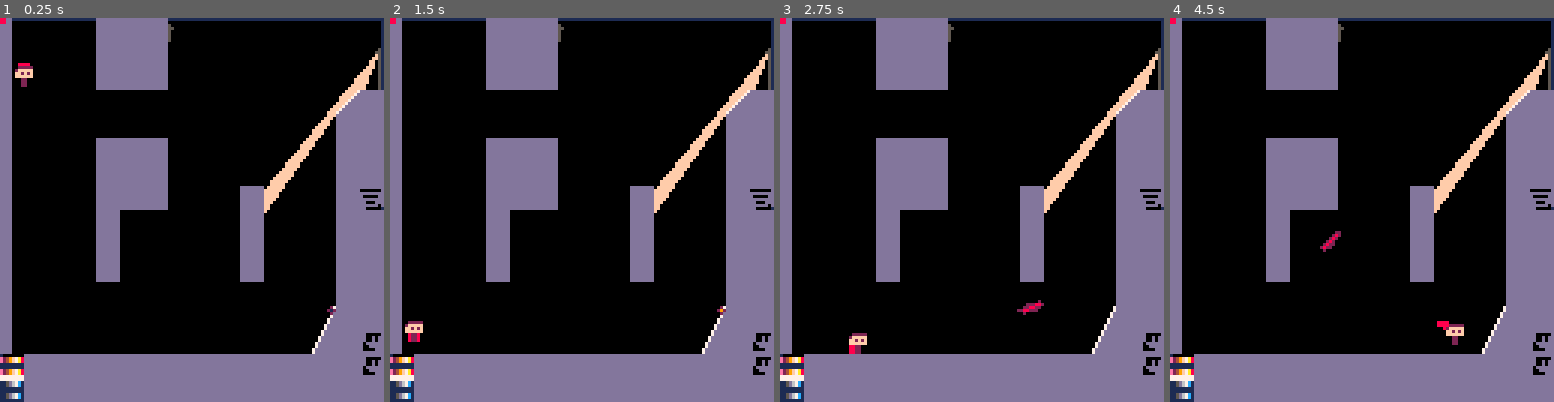
Above: before the commit, frames 1-4 (left to right).
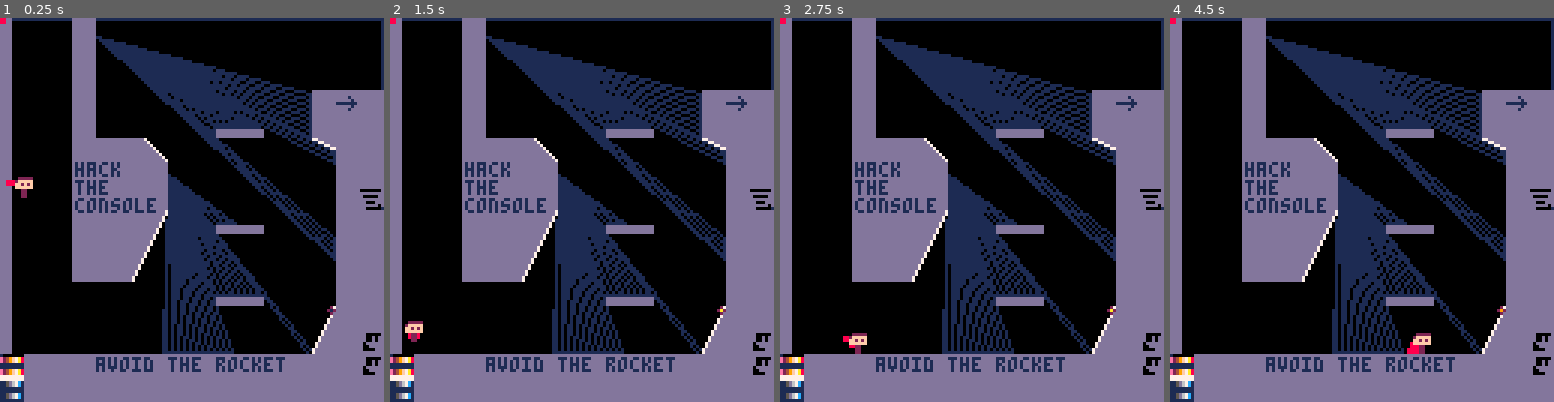
Above: after the commit, the same moments.

Repository: lemtzas/rocket-punk-pico8
Game: PICO-8 cartridge rpr.p8
Same seed, same stepped clock (60 frames per second), same inputs: the game is played once before the commit and once after it.
Inputs:
- Up to frame 1 (0.25 s): no input
- Up to frame 2 (1.5 s): tap O (Z key) at 0.33, 0.7, 1.43 s; tap X (X key) at 1.07 s
- Up to frame 3 (2.75 s): hold Left 1.97-2.37 s; tap X (X key) at 2.07, 2.4, 2.73 s; tap O (Z key) at 2.22 s; hold Down from 2.42 s (still down)
- Up to frame 4 (4.5 s): release Down at 2.82 s; hold Right 2.87-3.53 s; tap X (X key) every 0.33 s from 3.07 to 4.4 s; tap O (Z key) at 3.1, 3.98 s; hold Up 3.58-4.08 s; hold Right from 4.13 s (still down)

The runs differ from the first frame. In frame 1, 27% of the frame differs, in the area x 1-100%, y 0-93%; in frame 2, 27%; in frame 3, 27%; in frame 4, 28%, in the area x 18-100%, y 0-93%.

Commit message:
a first level

Diff:
--- a/rpr.p8
+++ b/rpr.p8
@@ -17,7 +17,7 @@
 -- ⬆️⬇️⬅️➡️❎🅾️
 local t = 0      -- current time
 local p =              -- player
-  { x = 8, y = 5,
+  { x = 8, y = 56,
     vx = 0, vy = 0,
     fy = 0, -- the lower wall
     inair = false, air = 0,
@@ -483,8 +483,8 @@
   comp_dumb_missile(missile, p)
 end
 
-local light = {x=125,y=9,angle=0.57}
-local light2 = {x=125,y=12,angle=0.67,freq=1}
+local light = {x=56,y=52,angle=0.82,width=0.08,freq=2,color=1}
+local light2 = {x=32,y=6,angle=0.92,width=0.04,freq=2,color=1}
 -- {x=57,y=4,angle=0.81, width=0.04, color=7, freq=8}
 function _draw()
 
@@ -532,9 +532,13 @@
     circ(missile.target_x, missile.target_y, 1, 8)
   end
 
-  -- draw_baked_lights(light)
-
+  draw_baked_lights(light)
   draw_baked_lights(light2)
+
+  color"1"
+  print("avoid the rocket",32,113)
+  print("hack\nthe\nconsole",25,48)
+
   -- if missile.obstruction_col ~= 0 then
   --   line(missile.x, missile.y, missile.obstruction_x, missile.obstruction_y, missile.obstruction_col)
   -- end
@@ -698,9 +702,9 @@
 005555000000000000000050000000000000000000000000000c00005056510000000004000000dd000077dddddddddddddddddddd770000007dddddddddd700
 005566000000000000000050000000000000000000000000000cc00055555100000000040000000d00000077dddddddddddddddd77000000007dddddddddd700
 0055550000000000000000500000000000000000000000000000c00056565100000000040000000d0000000077dddddddddddd770000000007dddddddddddd70
-0001100000000000000000500000000000000000111111110000c00056565100000000040000000d000000000077dddddddd77000000000007dddddddddddd70
-0001990000000000000000500000000000000000111111110000c00055555100000000040000000000000000000077dddd770000000000007dddddddddddddd7
-0001100000000000000000500000000000000000111111110000c000566651000000000400000000000000000000007777000000000000007dddddddddddddd7
+0001100000000000000000500000000000000000dddddddd0000c00056565100000000040000000d000000000077dddddddd77000000000007dddddddddddd70
+0001990000000000000000500000000000000000dddddddd0000c00055555100000000040000000000000000000077dddd770000000000007dddddddddddddd7
+0001100000000000000000500000000000000000dddddddd0000c000566651000000000400000000000000000000007777000000000000007dddddddddddddd7
 0000000000000000111111111111111100000000000000000000000077777777ddddddddddddddddddddddd77ddddddd00000007700000007dddddddddddddd7
 00055500000000001111111111111111000000000000000005555550015d67c1dddddddddddddddddddddd7dd7dddddd0000007dd70000007dddddddddddddd7
 00555500000000001111111111111111000000000000000055cccc55015d67c1ddddddddd0000000ddddd7dddd7ddddd000007dddd70000007dddddddddddd70
@@ -733,14 +737,14 @@
 0000000000000000000000000000000000000000dddd555555557ddddddd755500007ddddddd7000000000000077dddddddd77000000000007dddddddddddd70
 0000000000000000000000000000000000000000dddd555555557ddddddd755500007ddddddd700000000000000077dddd770000000000007dddddddddddddd7
 0000000000000000000000000000000000000000dddd555555557ddddddd755500007ddddddd7000000000000000007777000000000000007dddddddddddddd7
-0000000000000000000000000000000000000000000000005557ddddddd755550007ddddddd70000ddddddd77ddddddd00000007700000007dddddddddddddd7
-0000000000000000000000000000000000000000000000005557ddddddd755550007ddddddd70000dddddd7dd7dddddd00000077770000007dddddddddddddd7
-0000000000000000000000000000000000000000000000005557ddddddd755550007ddddddd70000ddddd7dddd7ddddd000007d77d70000007dddddddddddd70
-0000000000000000000000000000000000000000000000005557ddddddd755550007ddddddd70000dddd7dddddd7dddd00007dd77dd7000007dddddddddddd70
-000000000000000000000000000000000000000000000000557ddddddd755555007ddddddd700000ddd7dddddddd7ddd0007ddd77ddd7000007dddddddddd700
-000000000000000000000000000000000000000000000000557ddddddd755555007ddddddd700000dd7dddddddddd7dd007dddd77dddd700007dddddddddd700
-000000000000000000000000000000000000000000000000557ddddddd755555007ddddddd700000d7dddddddddddd7d07ddddd77ddddd700007dddddddd7000
-000000000000000000000000000000000000000000000000557ddddddd755555007ddddddd7000007dddddddddddddd777777777777777770007777777777000
+0000000000000000000000000000000000000000000000005557ddddddd755550007ddddddd70000dddddddd7ddddddd00000007700000007dddddddddddddd7
+0000000000000000000000000000000000000000000000005557ddddddd755550007ddddddd70000ddddddddd7dddddd00000077770000007dddddddddddddd7
+0000000000000000000000000000000000000000000000005557ddddddd755550007ddddddd70000dddd1ddddd7ddddd000007d77d70000007dddddddddddd70
+0000000000000000000000000000000000000000000000005557ddddddd755550007ddddddd70000ddddd1ddddd7dddd00007dd77dd7000007dddddddddddd70
+000000000000000000000000000000000000000000000000557ddddddd755555007ddddddd7000001111111ddddd7ddd0007ddd77ddd7000007dddddddddd700
+000000000000000000000000000000000000000000000000557ddddddd755555007ddddddd700000ddddd1ddddddd7dd007dddd77dddd700007dddddddddd700
+000000000000000000000000000000000000000000000000557ddddddd755555007ddddddd700000dddd1ddddddddd7d07ddddd77ddddd700007dddddddd7000
+000000000000000000000000000000000000000000000000557ddddddd755555007ddddddd700000ddddddddddddddd777777777777777770007777777777000
 00000000000000000000000000000000000000000000000057ddddddd755555507ddddddd7000000dddddddddddddddd77777777777777770000777777770000
 00000000000000000000000000000000000000000000000057ddddddd755555507ddddddd7000000dddddddddddddddd07ddddd77ddddd7000007dddddd70000
 00000000000000000000000000000000000000000000000057ddddddd755555507ddddddd7000000dddddddddddddddd007dddd77dddd700000007dddd700000
@@ -817,18 +821,18 @@
 0000000000010000010101010101010100000000000100000101010101010101000001010101000101010101010101010000000101010001010101010101010101010101010101010101010101010101010101010101010101010101010101010101010101010101010101010101010101010101010101010101010101010101
 0000000000000000010101010101010100000000000000000101010101010101000000000000000001010101010101010000000000000000010101010101000000000000000000000000000000000000000000000000000000000000000000000000000000000000000000000000000000000000000000000000000000000000
 __map__
-0500000028282803000000000000000000000000000000000000000000000000000000000000000000000000000000000000000000000000000000000000000000000000000000000000000000000000000000000000000000000000000000000000000000000000000000000000000000000000000000000000000000000000
-0500000028282800000000000000000200000000000000000000000000000000000000000000000000000000000000000000000000000000000000000000000000000000000000000000000000000000000000000000000000000000000000000000000000000000000000000000000000000000000000000000000000000000
-0500000028282800000000000000001200000000000000000000000000000000000000000000000000000000000000000000000000000000000000000000000000000000000000000000000000000000000000000000000000000000000000000000000000000000000000000000000000000000000000000000000000000000
-05000000000000000000000000002c2800000000000000000000000000000000000000000000000000000000000000000000000000000000000000000000000000000000000000000000000000000000000000000000000000000000000000000000000000000000000000000000000000000000000000000000000000000000
-0500000000000000000000000000282800000000000000000000000000000000000000000000000000000000000000000000000000000000000000000000000000000000000000000000000000000000000000000000000000000000000000000000000000000000000000000000000000000000000000000000000000000000
-0500000028282800000000000000282800000000000000000000000000000000000000000000000000000000000000000000000000000000000000000000000000000000000000000000000000000000000000000000000000000000000000000000000000000000000000000000000000000000000000000000000000000000
-0500000028282800000000000000282800000000000000000000000000000000000000000000000000000000000000000000000000000000000000000000000000000000000000000000000000000000000000000000000000000000000000000000000000000000000000000000000000000000000000000000000000000000
-0500000028282800000028000000283800000000000000000000000000000000000000000000000000000000000000000000000000000000000000000000000000000000000000000000000000000000000000000000000000000000000000000000000000000000000000000000000000000000000000000000000000000000
-0500000028000000000028000000282800000000000000000000000000000000000000000000000000000000000000000000000000000000000000000000000000000000000000000000000000000000000000000000000000000000000000000000000000000000000000000000000000000000000000000000000000000000
-0500000028000000000028000000282800000000000000000000000000000000000000000000000000000000000000000000000000000000000000000000000000000000000000000000000000000000000000000000000000000000000000000000000000000000000000000000000000000000000000000000000000000000
-0500000028000000000028000000282800000000000000000000000000000000000000000000000000000000000000000000000000000000000000000000000000000000000000000000000000000000000000000000000000000000000000000000000000000000000000000000000000000000000000000000000000000000
-0500000000000000000000000000282800000000000000000000000000000000000000000000000000000000000000000000000000000000000000000000000000000000000000000000000000000000000000000000000000000000000000000000000000000000000000000000000000000000000000000000000000000000
+0500002800000000000000000000000000000000000000000000000000000000000000000000000000000000000000000000000000000000000000000000000000000000000000000000000000000000000000000000000000000000000000000000000000000000000000000000000000000000000000000000000000000000
+0500002800000000000000000000000000000000000000000000000000000000000000000000000000000000000000000000000000000000000000000000000000000000000000000000000000000000000000000000000000000000000000000000000000000000000000000000000000000000000000000000000000000000
+0500002800000000000000000000000000000000000000000000000000000000000000000000000000000000000000000000000000000000000000000000000000000000000000000000000000000000000000000000000000000000000000000000000000000000000000000000000000000000000000000000000000000000
+05000028000000000000000000286a2800000000000000000000000000000000000000000000000000000000000000000000000000000000000000000000000000000000000000000000000000000000000000000000000000000000000000000000000000000000000000000000000000000000000000000000000000000000
+0500002800000000001515000028282800000000000000000000000000000000000000000000000000000000000000000000000000000000000000000000000000000000000000000000000000000000000000000000000000000000000000000000000000000000000000000000000000000000000000000000000000000000
+0500002828282d0000000000001a282800000000000000000000000000000000000000000000000000000000000000000000000000000000000000000000000000000000000000000000000000000000000000000000000000000000000000000000000000000000000000000000000000000000000000000000000000000000
+0500002828282800000000000000282800000000000000000000000000000000000000000000000000000000000000000000000000000000000000000000000000000000000000000000000000000000000000000000000000000000000000000000000000000000000000000000000000000000000000000000000000000000
+0500002828282800000000000000283800000000000000000000000000000000000000000000000000000000000000000000000000000000000000000000000000000000000000000000000000000000000000000000000000000000000000000000000000000000000000000000000000000000000000000000000000000000
+0500002828282f00001515000000282800000000000000000000000000000000000000000000000000000000000000000000000000000000000000000000000000000000000000000000000000000000000000000000000000000000000000000000000000000000000000000000000000000000000000000000000000000000
+0500002828283f00000000000000282800000000000000000000000000000000000000000000000000000000000000000000000000000000000000000000000000000000000000000000000000000000000000000000000000000000000000000000000000000000000000000000000000000000000000000000000000000000
+05000028282f0000000000000000282800000000000000000000000000000000000000000000000000000000000000000000000000000000000000000000000000000000000000000000000000000000000000000000000000000000000000000000000000000000000000000000000000000000000000000000000000000000
+0500000000000000001515000000282800000000000000000000000000000000000000000000000000000000000000000000000000000000000000000000000000000000000000000000000000000000000000000000000000000000000000000000000000000000000000000000000000000000000000000000000000000000
 050000000000000000000000000e282800000000000000000000000000000008000000000000000000000000000000000000000000000000000000000000000000000000000000000000000000000000000000000000000000000000000000000000000000000000000000000000000000000000000000000000000000000000
 050000000000000000000000001e283900000000000001020000000000000008000000000000000000000000000000000000000000000000000000000000000000000000000000000000000000000000000000000000000000000000000000000000000000000000000000000000000000000000000000000000000000000000
 3728282828282828282828282828283900000000000011120000000000000000000000000000000000000000000000000000000000000000000000000000000000000000000000000000000000000000000000000000000000000000000000000000000000000000000000000000000000000000000000000000000000000000
